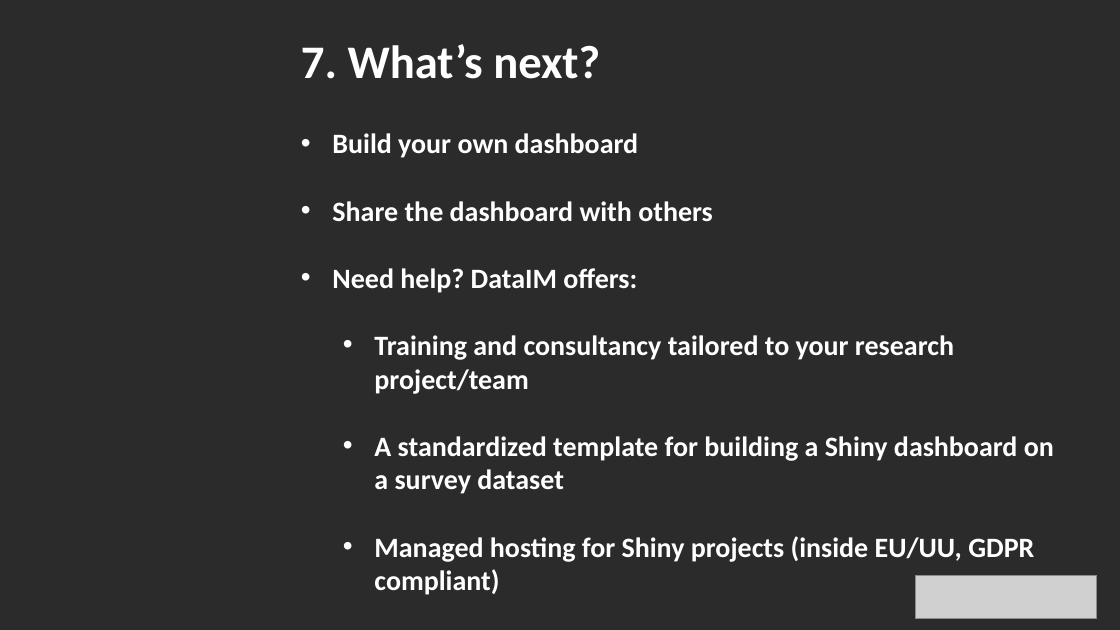
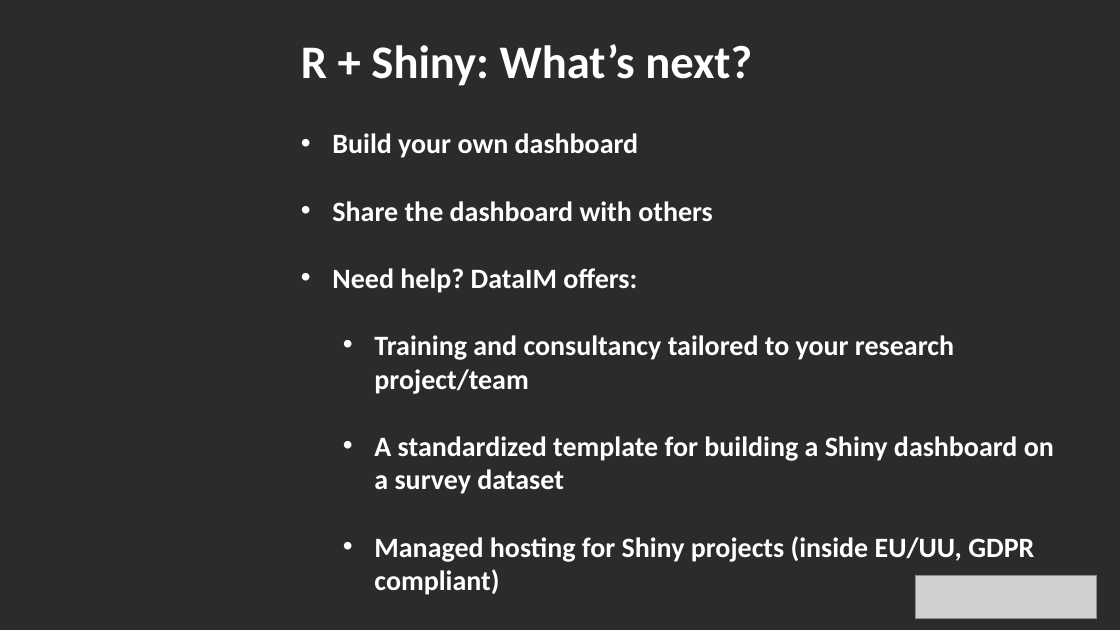
Before and after one commit to DataIMLabs/MIE2024, a slide deck: slide 40 of presentation/MIE2024-DataIM-Masterclass.pptx (slide 41 before the commit). Drawn at 1120x630 pixels with LibreOffice and Linux fonts; fonts in the diff are those of the drawing; grey boxes stand for pictures; background and template pictures are left out; a plain dark background stands for a picture behind light text. Boxes give left, top, right and bottom in pixels: in the first picture for what was removed or moved away, otherwise in the second. Text is boxed around its words. In the diff, an @@ line names an element or a change of style, - is before the commit and + after.

```diff
--- a/presentation/MIE2024-DataIM-Masterclass.pptx
+++ b/presentation/MIE2024-DataIM-Masterclass.pptx
@@ text at (x1=301, y1=44, x2=752, y2=86): text changed @@
-7. What’s next?
+R + Shiny: What’s next?
```
Also in this commit, not shown: 5 other slides changed, 4 slides removed, 7 other files.
